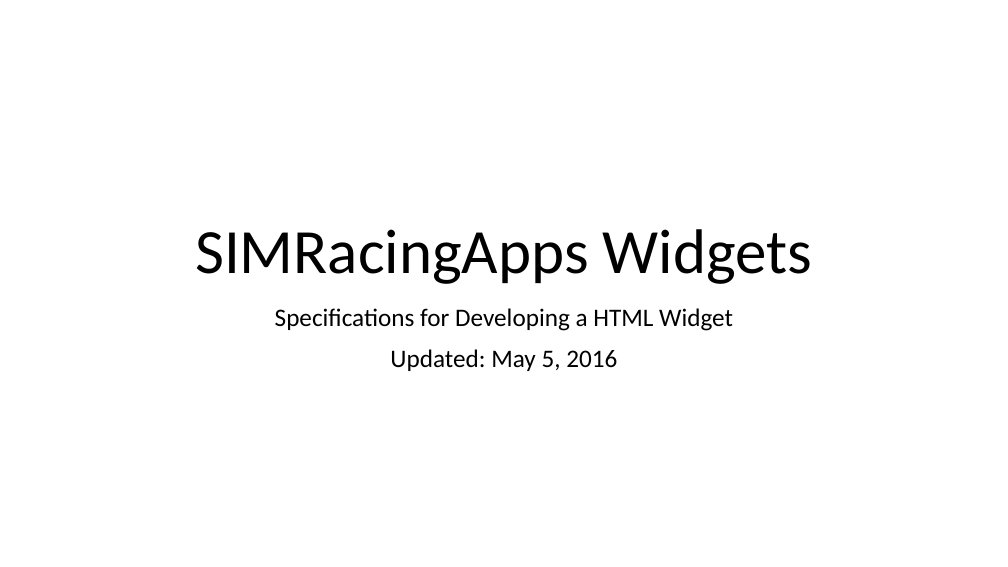
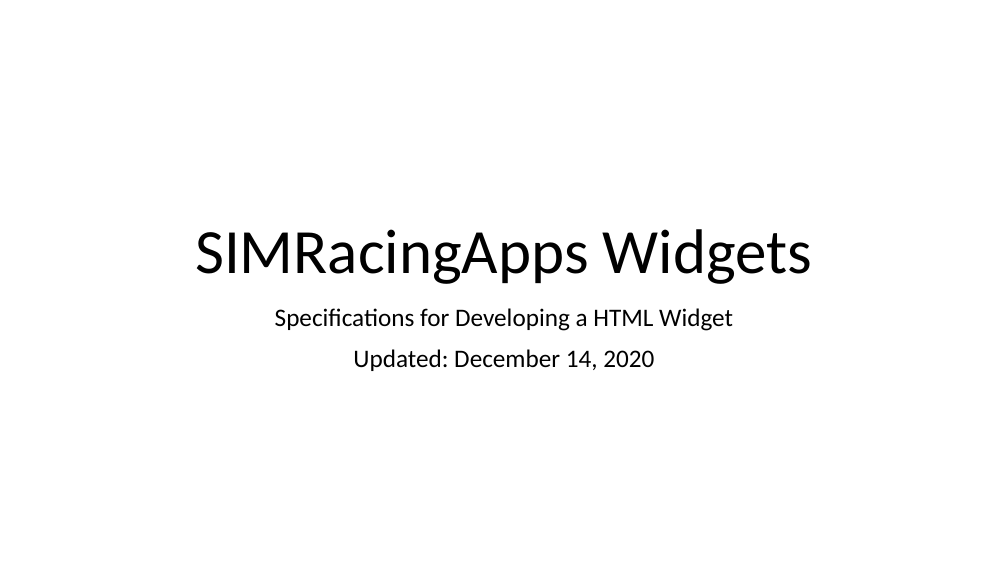
Before and after one commit to SIMRacingApps/SIMRacingAppsWebContent, a slide deck: slide 1 of documentation/SIMRacingApps - Overview for Creating a Widget/SIMRacingApps - Overview for Creating a Widget.odp. Drawn at 1008x567 pixels with LibreOffice and Linux fonts; fonts in the diff are those of the drawing. Boxes give left, top, right and bottom in pixels: in the first picture for what was removed or moved away, otherwise in the second. Text is boxed around its words. In the diff, an @@ line names an element or a change of style, - is before the commit and + after.

```diff
--- a/documentation/SIMRacingApps - Overview for Creating a Widget/SIMRacingApps - Overview for Creating a Widget.odp
+++ b/documentation/SIMRacingApps - Overview for Creating a Widget/SIMRacingApps - Overview for Creating a Widget.odp
@@ subtitle at (x1=353, y1=349, x2=654, y2=371): text changed @@
-Updated: May 5, 2016
+Updated: December 14, 2020
```
Also in this commit, not shown: 1 other slide changed, 41 other files.
